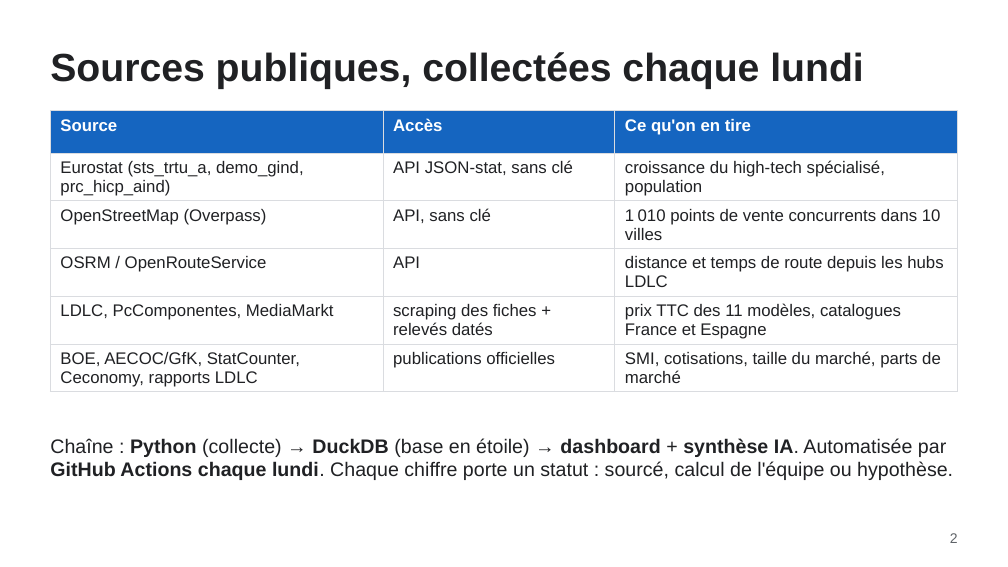
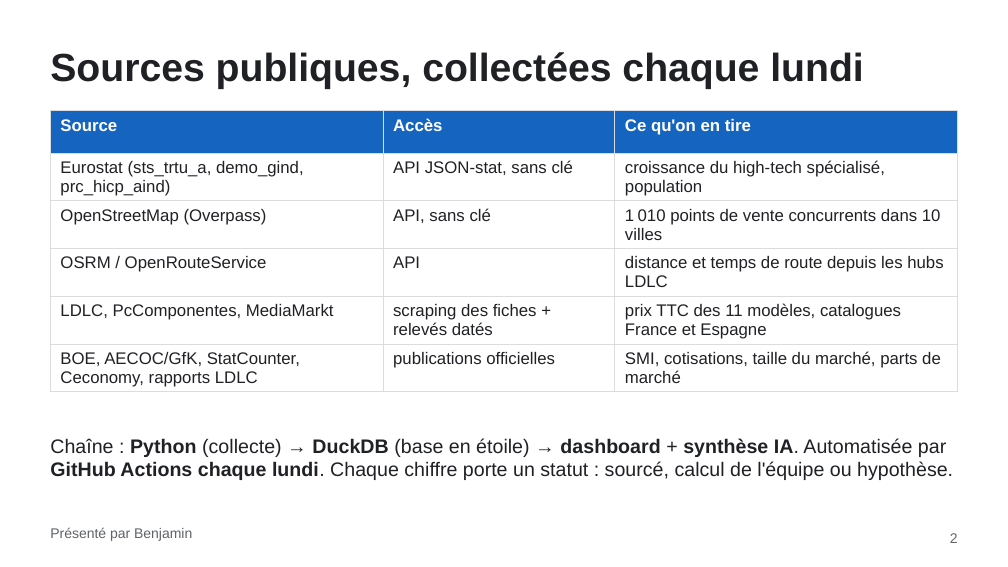
Before and after one commit to Chab-algo/LDLC-data, a slide deck: slide 2 of slides/LDLC_Espagne_Comex.pptx. Drawn at 1008x567 pixels with LibreOffice and Linux fonts; fonts in the diff are those of the drawing. Boxes give left, top, right and bottom in pixels: in the first picture for what was removed or moved away, otherwise in the second. Text is boxed around its words. In the diff, an @@ line names an element or a change of style, - is before the commit and + after.

Commit message:
Prénom de l'orateur en bas de chaque slide

```diff
--- a/slides/LDLC_Espagne_Comex.pptx
+++ b/slides/LDLC_Espagne_Comex.pptx
@@ text added at [50,527,192,541], 10 pt, text #5F6368 @@
+Présenté par Benjamin
```
Also in this commit, not shown: 11 other slides changed, 1 other file.
